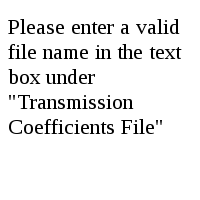
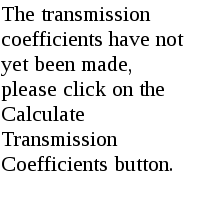
Layer changes from the first 200×200 image to the second:
renamed "Please enter a valid file name..." to "The transmission coefficients ...", painted on it over (x1=0, y1=6, x2=184, y2=171)
